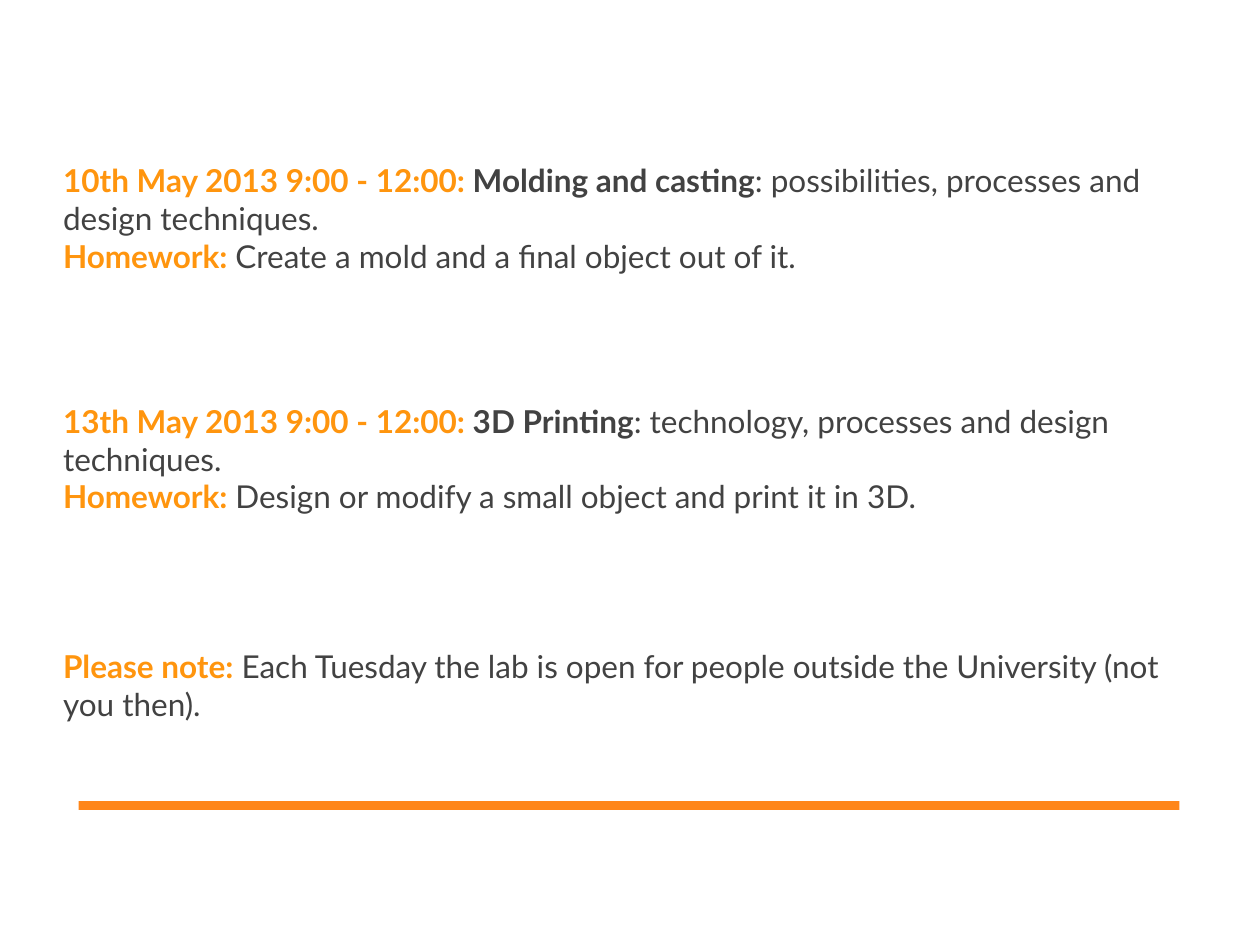
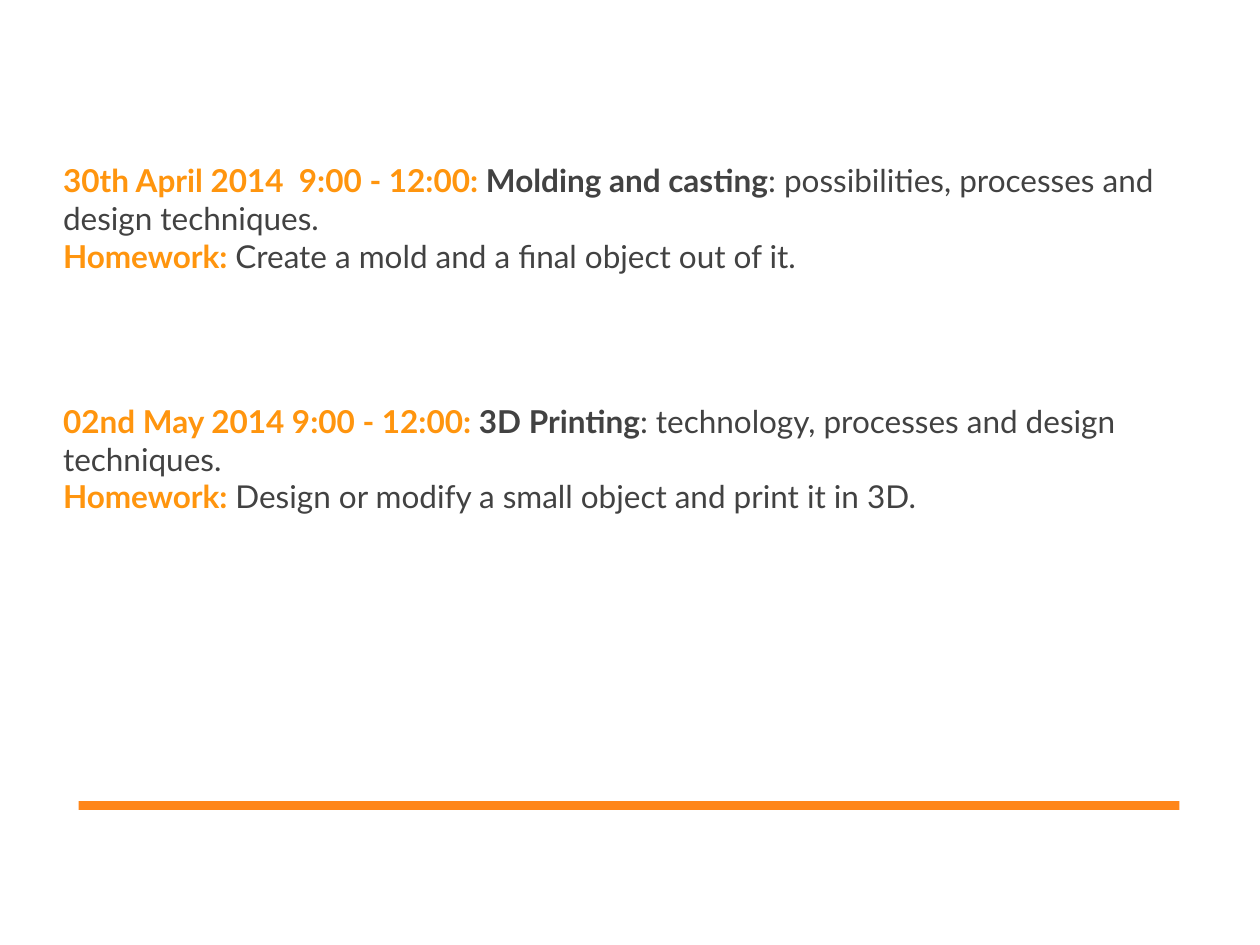
Before and after one commit to DigitalFabricationStudio/Slides, a slide deck: slide 6 of libreoffice/DigitalFabricationStudio.00__Introduction.odp (slide 5 before the commit). Drawn at 1260x945 pixels with LibreOffice and Linux fonts; fonts in the diff are those of the drawing; background and template pictures are left out. Boxes give left, top, right and bottom in pixels: in the first picture for what was removed or moved away, otherwise in the second. Text is boxed around its words. In the diff, an @@ line names an element or a change of style, - is before the commit and + after.

```diff
--- a/libreoffice/DigitalFabricationStudio.00__Introduction.odp
+++ b/libreoffice/DigitalFabricationStudio.00__Introduction.odp
@@ text at (63,168,1154,514): text changed @@
-10th May 2013 9:00 - 12:00: Molding and casting: possibilities, processes and design techniques.
-Homework: Create a mold and a final object out of it.
-13th May 2013 9:00 - 12:00: 3D Printing: technology, processes and design techniques.
-Homework: Design or modify a small object and print it in 3D.
-Please note: Each Tuesday the lab is open for people outside the University (not you then).
+30th April 2014 9:00 - 12:00: Molding and casting: possibilities, processes and design techniques.
+Homework: Create a mold and a final object out of it.
+02nd May 2014 9:00 - 12:00: 3D Printing: technology, processes and design techniques.
+Homework: Design or modify a small object and print it in 3D.
```
Also in this commit, not shown: 10 other slides changed, 2 slides added, 1 slide removed, 3 other files.
